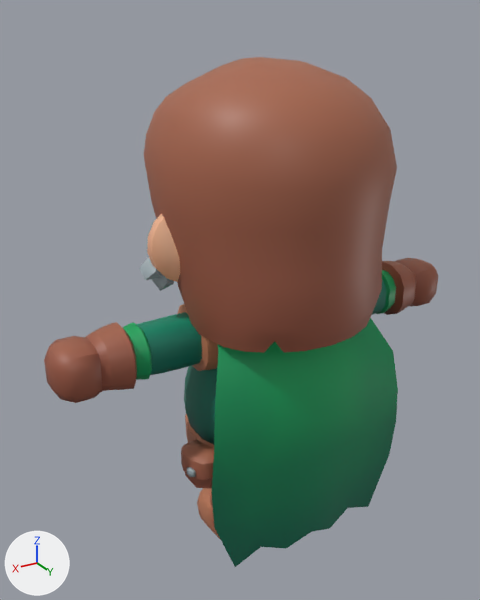
An edit to the glTF model packages/ade/src-tauri/nikverse-assets/levels/bassa/character_agent_rogue.glb, drawn before and after from the same camera.
One viewpoint serves both versions: a 50 mm camera at (1.194, 1.8, 1.89) aimed at (0.074, -0.068, 0.956). Every picture has the same lights, and +X, +Y and +Z are marked at lower left. The picture after the commit comes second. Objects named as collision shapes, trigger or cutter boxes, shadow casters or lower levels of detail are left out. Where no turn or scale is listed for an object, it has been applied to the vertices. Vertices at exactly the same position are counted once.

Objects in the first picture: 'Rogue_Cape', 'agent_rogue_lod0'.
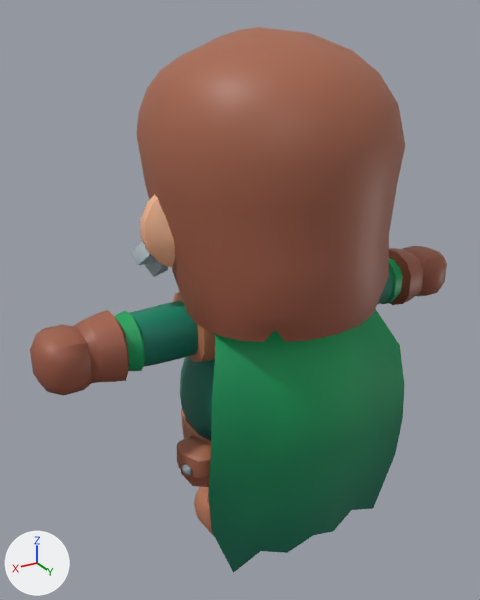
Where the newer file only moved an object's origin or applied its transform, the numbers keep the older frame.

Boxes [x1, y1, x2, y2] around the edits, measured in the pictures (480 x 600 px):
'agent_rogue_lod0', rescaled
    before: [44, 57, 438, 540]
    after: [30, 27, 447, 537]
'Rogue_Cape', moved, rescaled (6% taller)
    before: [212, 318, 398, 567]
    after: [208, 309, 404, 573]

Diff of the bpy script that builds the scene:
```diff
--- a/packages/ade/src-tauri/nikverse-assets/levels/bassa/character_agent_rogue.glb.py
+++ b/packages/ade/src-tauri/nikverse-assets/levels/bassa/character_agent_rogue.glb.py
@@ me_agent_rogue_lod0_mesh @@
 # used by ob_agent_rogue_lod0; location = (0.0, 0.0, 0.0)
-me_agent_rogue_lod0_mesh.from_pydata(...)  # 2205 vertices, 4259 faces; spans x -0.79..0.79, y -0.42..0.4, z 0.0..1.77
+me_agent_rogue_lod0_mesh.from_pydata(...)  # 2205 vertices, 4259 faces; spans x -0.82..0.82, y -0.44..0.42, z 0.0..1.85
+# me_agent_rogue_lod0_mesh part 1: the whole mesh is scaled about the mesh origin by 1.05
 me_agent_rogue_lod0_mesh.materials.append(mat_rogue_texture)
@@ ob_rogue_cape @@
 ob_rogue_cape = bpy.data.objects.new('Rogue_Cape', me_plane_007)
-ob_rogue_cape.location = (0.0, 0.0, 1.033)
-ob_rogue_cape.scale = (0.81, 0.81, 0.81)
+ob_rogue_cape.location = (0.0, 0.0, 1.069)
+ob_rogue_cape.scale = (0.848, 0.848, 0.848)
```
